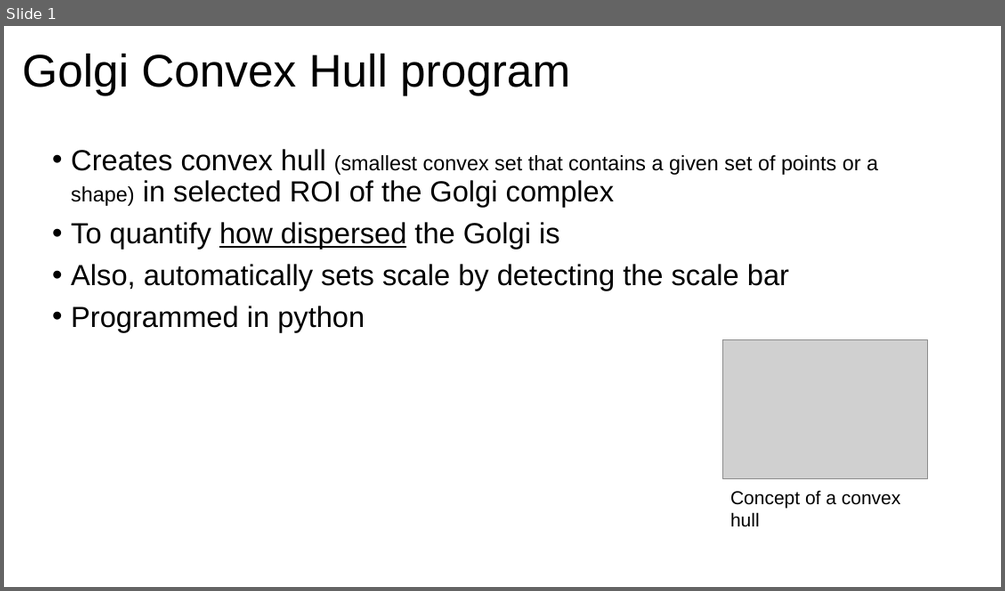
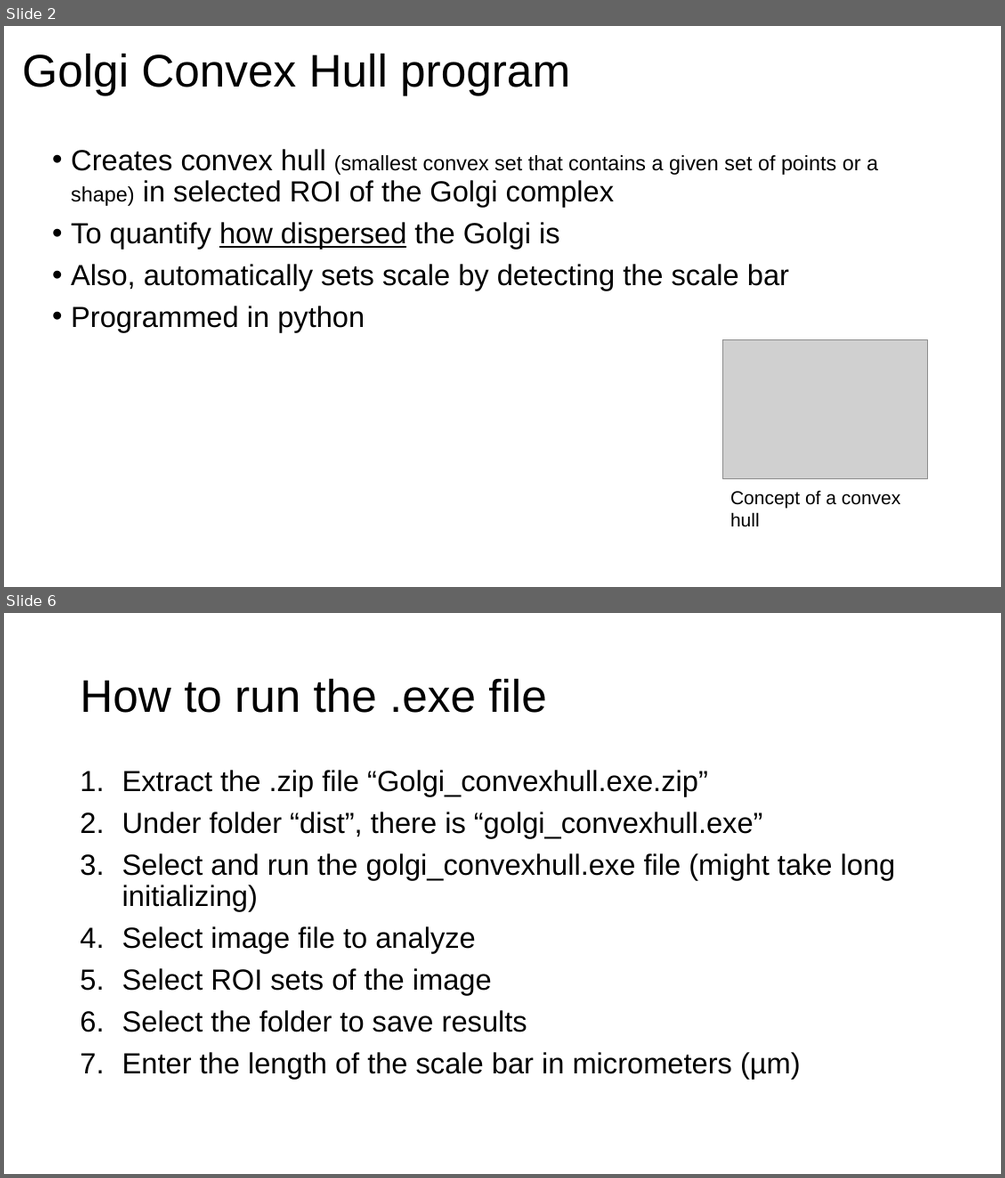
Before and after one commit to ashley200303/Golgi-dispersion, a slide deck: How to use Golgi convex hull program.pptx. Shown one above the other, each under a label of ours: slide 1 before the commit, slides 2 and 6 after it; the slides between them are not shown. The pictures are 1005x591 and 1005x1178 pixels, drawn with LibreOffice and Linux fonts; fonts in the diff are those of the drawing; grey boxes stand for pictures. Boxes give left, top, right and bottom in pixels: in the first picture for what was removed or moved away, otherwise in the second. Text is boxed around its words. In the diff, an @@ line names an element or a change of style, - is before the commit and + after.

```diff
--- a/How to use Golgi convex hull program.pptx
+++ b/How to use Golgi convex hull program.pptx
@@ slide 6 added at (x1=4, y1=613, x2=1001, y2=1174), background #FFFFFF @@
@@ title added at (x1=80, y1=678, x2=547, y2=713), 44 pt, text #000000 @@
+How to run the .exe file
@@ text added at (x1=122, y1=770, x2=896, y2=1078), 28 pt, text #000000 @@
+1. Extract the .zip file “Golgi_convexhull.exe.zip”
+2. Under folder “dist”, there is “golgi_convexhull.exe”
+3. Select and run the golgi_convexhull.exe file (might take long initializing)
+4. Select image file to analyze
+5. Select ROI sets of the image
+6. Select the folder to save results
+7. Enter the length of the scale bar in micrometers (µm)
@@ what was slide 1 is now slide 2 @@
```
Also in this commit, not shown: 2 slides changed, 4 other slides added, 1 slide removed.
